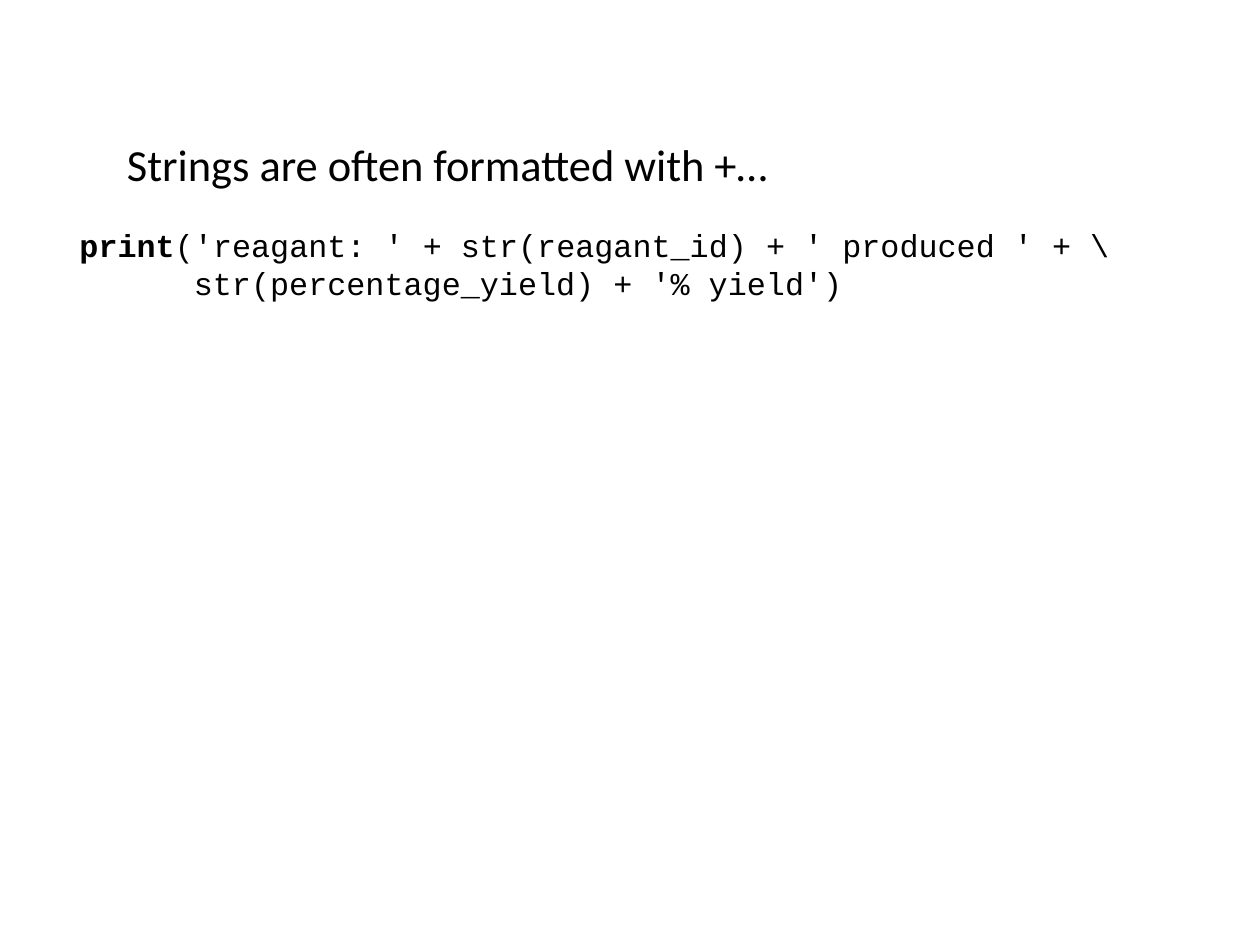
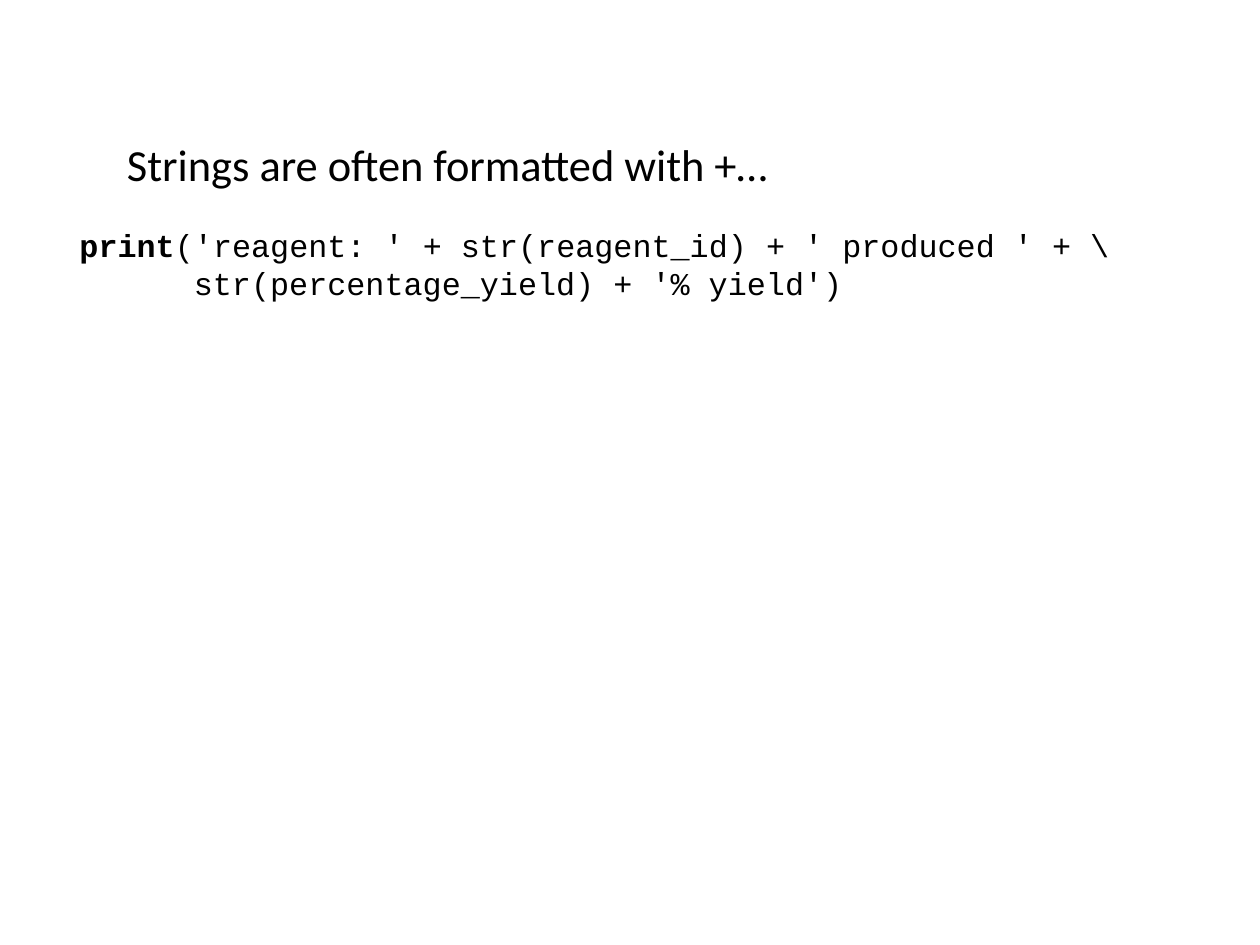
Before and after one commit to ncasuk/ncas-isc, a slide deck: slide 28 of python/presentations/learning_python/12_strings.pptx. Drawn at 1260x945 pixels with LibreOffice and Linux fonts; fonts in the diff are those of the drawing; background and template pictures are left out. Boxes give left, top, right and bottom in pixels: in the first picture for what was removed or moved away, otherwise in the second. Text is boxed around its words. In the diff, an @@ line names an element or a change of style, - is before the commit and + after.

```diff
--- a/python/presentations/learning_python/12_strings.pptx
+++ b/python/presentations/learning_python/12_strings.pptx
@@ text at (79, 234, 995, 264): text changed @@
-print('reagant: ' + str(reagant_id) + ' produced ' + \
+print('reagent: ' + str(reagent_id) + ' produced ' + \
```
Also in this commit, not shown: 2 other slides changed, 10 slides added, 6 slides removed, 1 other file.
